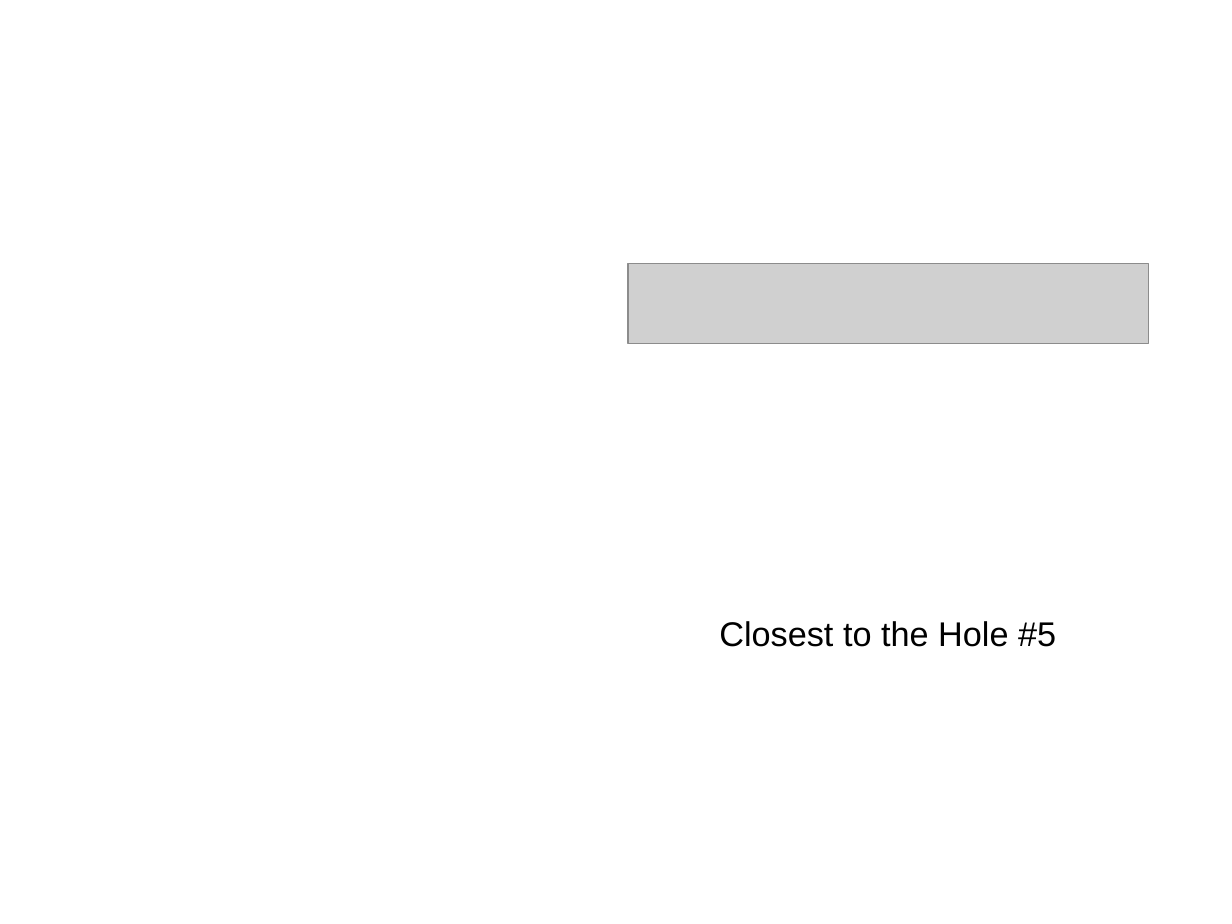
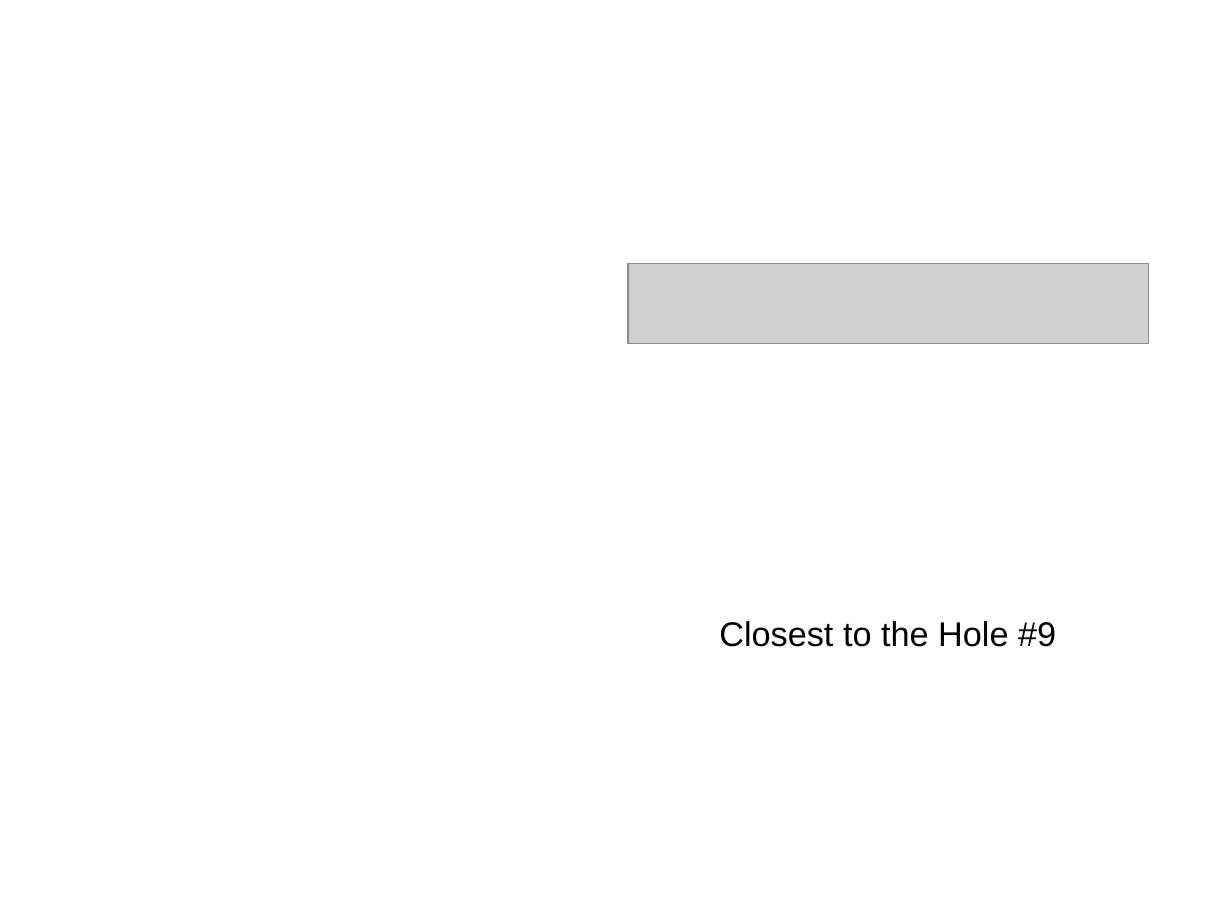
Before and after one commit to rkad40/golf2, a slide deck: slide 4 of etc/Envelopes.pptx. Drawn at 1232x924 pixels with LibreOffice and Linux fonts; fonts in the diff are those of the drawing; grey boxes stand for pictures. Boxes give left, top, right and bottom in pixels: in the first picture for what was removed or moved away, otherwise in the second. Text is boxed around its words. In the diff, an @@ line names an element or a change of style, - is before the commit and + after.

```diff
--- a/etc/Envelopes.pptx
+++ b/etc/Envelopes.pptx
@@ text at bbox=[719, 621, 1056, 647]: text changed @@
-Closest to the Hole #5
+Closest to the Hole #9
```
Also in this commit, not shown: 3 other slides changed, 6 other files.
